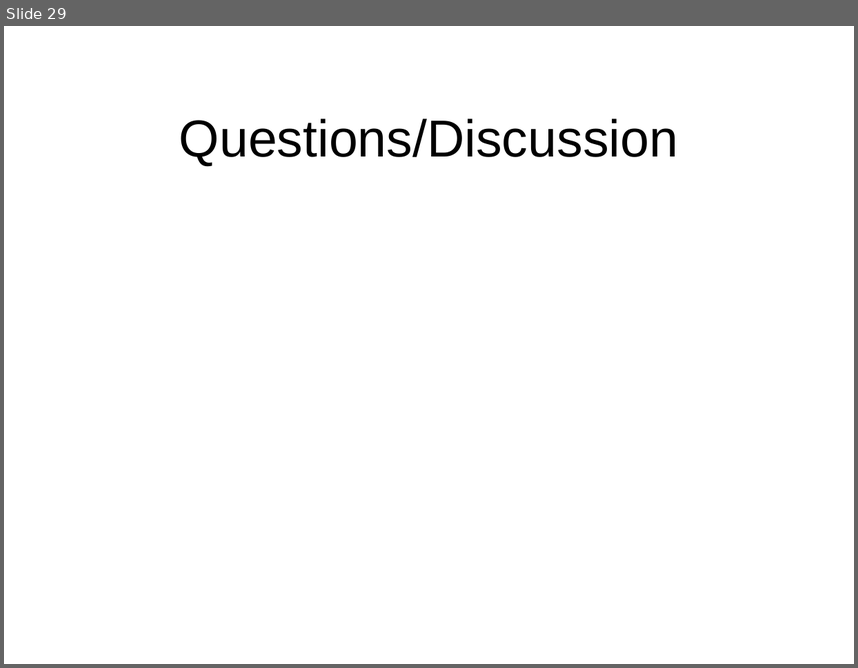
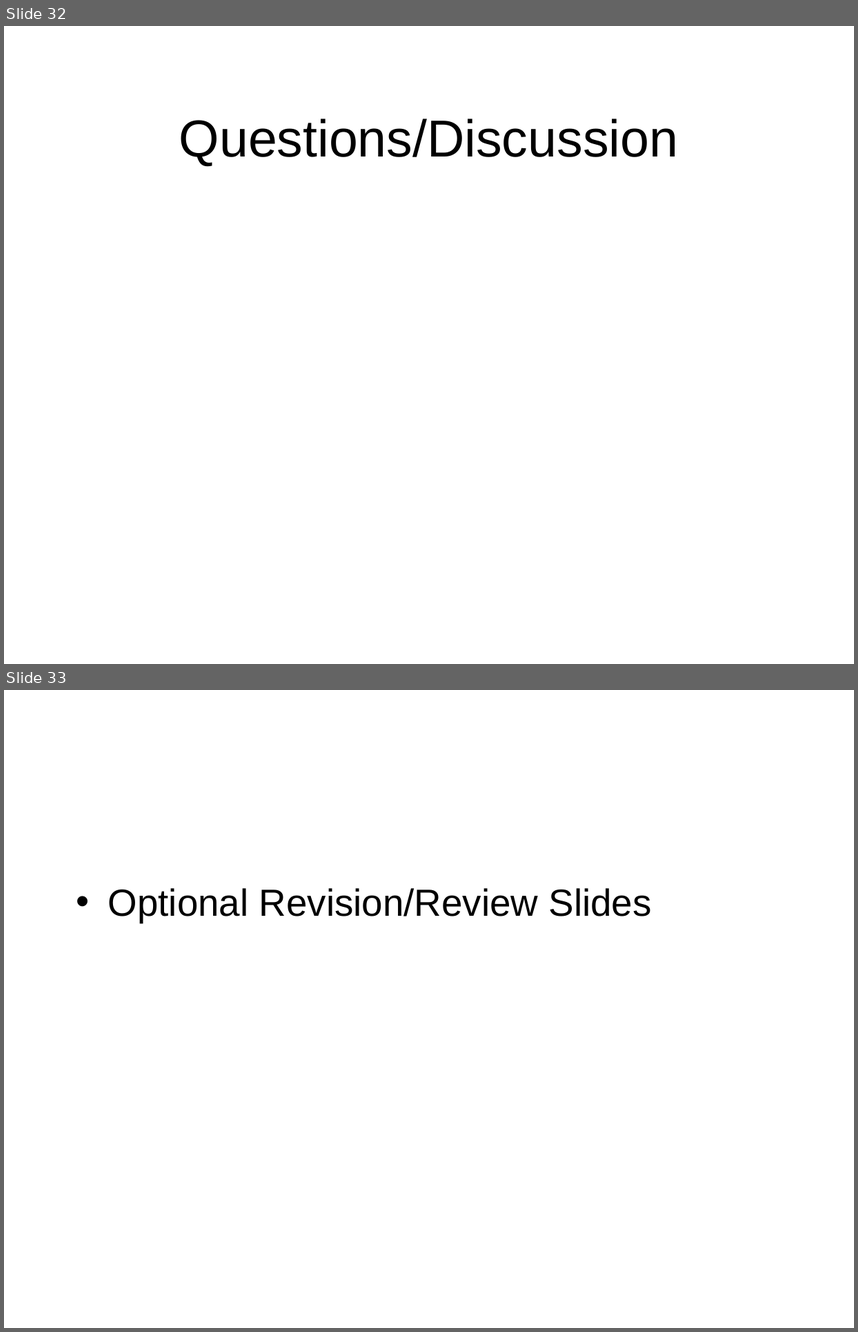
Before and after one commit to octaviordz/zjnu2017.github.io, a slide deck: OOAD/lectures/010--Introduction.ppt. Shown one above the other, each under a label of ours: slide 29 before the commit, slides 32 and 33 after it. The pictures are 858x668 and 858x1332 pixels, drawn with LibreOffice and Linux fonts; fonts in the diff are those of the drawing. Boxes give left, top, right and bottom in pixels: in the first picture for what was removed or moved away, otherwise in the second. Text is boxed around its words. In the diff, an @@ line names an element or a change of style, - is before the commit and + after.

```diff
--- a/OOAD/lectures/010--Introduction.ppt
+++ b/OOAD/lectures/010--Introduction.ppt
@@ slide 33 added at (x1=4, y1=690, x2=854, y2=1328), background #FFFFFF @@
@@ text added at (x1=108, y1=888, x2=652, y2=923), 32 pt, text #000000 @@
+• Optional Revision/Review Slides
@@ what was slide 29 is now slide 32 @@
```
Also in this commit, not shown: 1 slide changed, 11 other slides added, 1 slide removed, 2 other files.
